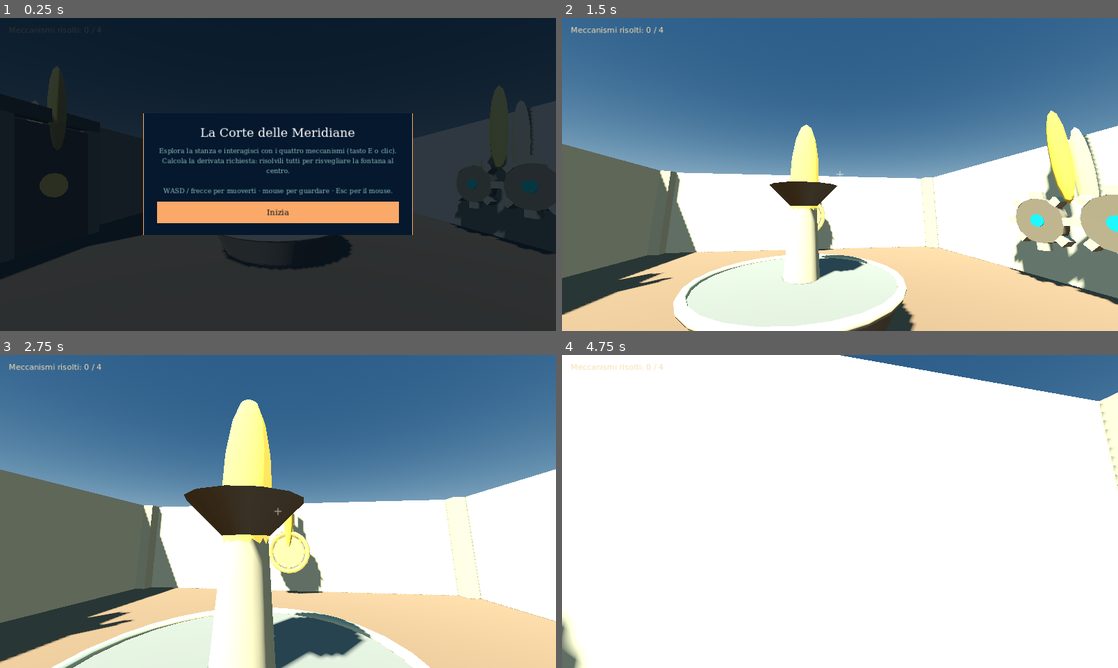
Above: before the commit, frames 1-4 (two rows, left to right).
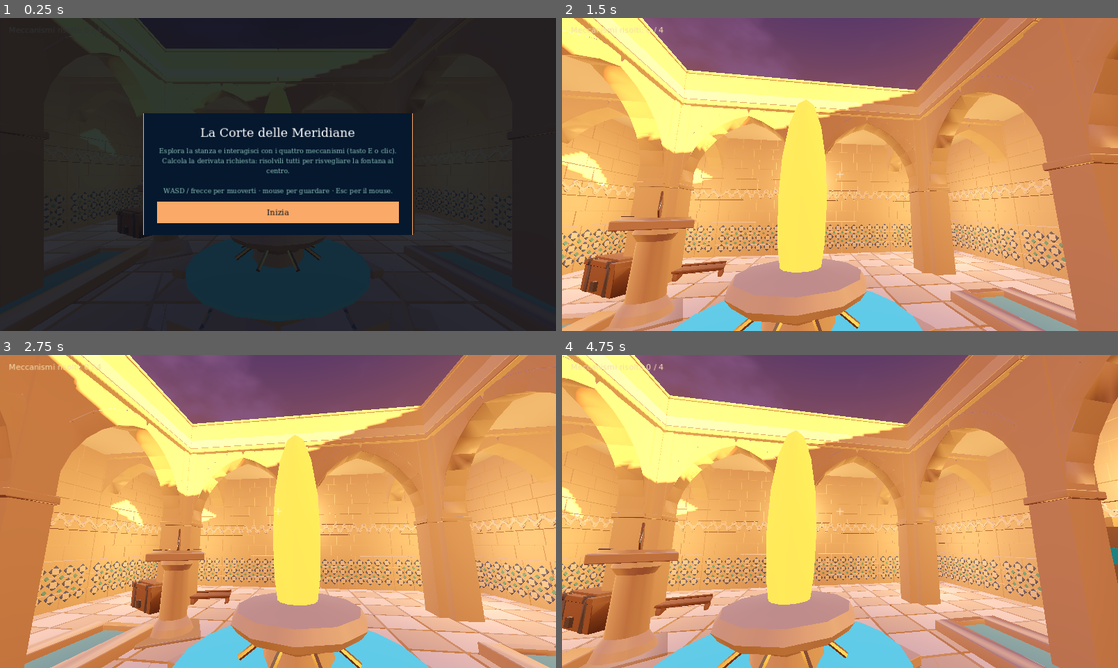
Above: after the commit, the same moments.

Repository: CoachGodzup/palazzo_derivate
Game: Godot game, scene res://scenes/main.tscn
The game is run twice, just before and just after one commit, with the same random seed, the same clock (stepped at 60 frames per second) and the same inputs.
Inputs (mouse positions are in pixels of both pictures, inside the frame that each line leads up to):
- Up to frame 1 (0.25 s): no input
- Up to frame 2 (1.5 s): click "Inizia" at 0.5 s; tap Enter at 1.25 s; move the mouse to (867, 174) at 1.27 s; hold W from 1.28 s (still down); tap E at 1.35 s; click (867, 174) at 1.42 s
- Up to frame 3 (2.75 s): keep holding W; move the mouse to (250, 511) at 2.02 s; tap E at 2.1 s
- Up to frame 4 (4.75 s): keep holding W; tap Space at 2.75 s; move the mouse to (851, 505) at 2.77 s; tap E at 2.85, 3.6, 4.35 s; move the mouse to (834, 517) at 3.52 s; click (834, 517) at 3.67 s; move the mouse to (878, 514) at 4.27 s

The runs differ from the first frame. In frame 1, 34% of the frame differs, in the area x 0-100%, y 0-100%; in frame 2, 98%; in frame 3, 97%; in frame 4, 100%.

Commit message:
feat: demo-4 con colonnato e asset CC0, tramonto e skybox con nuvole
- Importa il pack CC0 'Desert Mosque and Madrasa Courtyard' (dequantizzato con
  gltf-transform per l'import glTF di Godot 4.7).
- Colonnato ad archi intorno al cortile, fontana ottagonale, meridiana al posto
  del sigillo, lanterne e arredi.
- Luce calda al tramonto (sole basso + fill freddo) e sky shader procedurale
  con nuvole animate.
- Riduce l'intensita' luminosa, rimuove alberi/panche e i punti esclamativi.

Diff:
--- /dev/null
+++ b/demo-4/assets/shaders/sunset_sky.gdshader
@@ -0,0 +1,79 @@
+shader_type sky;
+
+// Procedural sunset sky with drifting clouds (no external textures).
+// Warm amber horizon, cool violet zenith, low sun glow and soft fbm clouds.
+// Authored for demo-4, CC0.
+
+uniform vec3 zenith : source_color = vec3(0.16, 0.13, 0.34);
+uniform vec3 horizon : source_color = vec3(0.98, 0.52, 0.20);
+uniform vec3 ground : source_color = vec3(0.30, 0.16, 0.12);
+uniform vec3 sun_color : source_color = vec3(1.0, 0.48, 0.18);
+uniform vec3 sun_direction = vec3(0.66, 0.24, 0.66);
+uniform vec3 cloud_light : source_color = vec3(1.0, 0.62, 0.42);
+uniform vec3 cloud_shadow : source_color = vec3(0.42, 0.28, 0.42);
+uniform float cloud_speed = 0.012;
+uniform float cloud_scale = 2.3;
+
+float hash(vec3 p) {
+	p = fract(p * 0.3183099 + 0.1);
+	p *= 17.0;
+	return fract(p.x * p.y * p.z * (p.x + p.y + p.z));
+}
+
+float vnoise(vec3 p) {
+	vec3 i = floor(p);
+	vec3 f = fract(p);
+	f = f * f * (3.0 - 2.0 * f);
+	return mix(
+		mix(
+			mix(hash(i + vec3(0.0, 0.0, 0.0)), hash(i + vec3(1.0, 0.0, 0.0)), f.x),
+			mix(hash(i + vec3(0.0, 1.0, 0.0)), hash(i + vec3(1.0, 1.0, 0.0)), f.x),
+			f.y),
+		mix(
+			mix(hash(i + vec3(0.0, 0.0, 1.0)), hash(i + vec3(1.0, 0.0, 1.0)), f.x),
+			mix(hash(i + vec3(0.0, 1.0, 1.0)), hash(i + vec3(1.0, 1.0, 1.0)), f.x),
+			f.y),
+		f.z);
+}
+
+float fbm(vec3 p) {
+	float v = 0.0;
+	float a = 0.5;
+	for (int i = 0; i < 5; i++) {
+		v += a * vnoise(p);
+		p = p * 2.03 + vec3(11.7, 5.1, 3.7);
+		a *= 0.5;
+	}
+	return v;
+}
+
+void sky() {
+	vec3 dir = normalize(EYEDIR);
+	float h = dir.y;
+
+	vec3 col;
+	if (h >= 0.0) {
+		col = mix(horizon, zenith, pow(clamp(h, 0.0, 1.0), 0.55));
+	} else {
+		col = mix(horizon, ground, clamp(-h * 5.0, 0.0, 1.0));
+	}
+
+	vec3 sun_dir = normalize(sun_direction);
+	float s = clamp(dot(dir, sun_dir), 0.0, 1.0);
+	col += sun_color * pow(s, 900.0) * 3.0;   // solar disc
+	col += sun_color * pow(s, 8.0) * 0.35;    // wide warm glow
+
+	// Clouds clustered in the upper sky, fading out toward the horizon.
+	if (h > 0.03) {
+		vec3 cp = dir / h * cloud_scale;
+		cp.x += TIME * cloud_speed;
+		cp.z += TIME * cloud_speed * 0.6;
+		float n = fbm(cp);
+		float cloud = smoothstep(0.45, 0.82, n);
+		cloud *= smoothstep(0.03, 0.35, h);
+		vec3 ccol = mix(cloud_shadow, cloud_light, clamp(s * 2.0, 0.0, 1.0));
+		col = mix(col, ccol, cloud * 0.85);
+	}
+
+	COLOR = col;
+}
--- a/demo-4/scripts/fountain.gd
+++ b/demo-4/scripts/fountain.gd
@@ -18,29 +18,28 @@
 	var col := CollisionShape3D.new()
 	var shape := CylinderShape3D.new()
 	shape.radius = 1.5
-	shape.height = 0.6
+	shape.height = 1.5
 	col.shape = shape
-	col.position = Vector3(0, 0.3, 0)
+	col.position = Vector3(0, 0.75, 0)
 	add_child(col)
 
-	Geometry.add(self, Geometry.cylinder_mesh(1.5, 1.2, 0.6, 20), Geometry.COLORS["stone"], Vector3(0, 0.3, 0))
-	Geometry.add(self, Geometry.torus_mesh(1.42, 1.54, 28, 8), Geometry.COLORS["column"], Vector3(0, 0.6, 0))
+	# CC0 octagonal ablution fountain as the visual body (scaled to the collision).
+	Geometry.model(self, "res://assets/models/ablution-fountain-5d06d639.glb", Vector3.ZERO, 0.0, Vector3(0.8, 0.8, 0.8))
 
+	# Water surface (emissive) that glows when the fountain awakens.
 	var wm := MeshInstance3D.new()
-	wm.mesh = Geometry.cylinder_mesh(1.35, 1.35, 0.06, 20)
+	wm.mesh = Geometry.cylinder_mesh(1.0, 1.0, 0.04, 20)
 	_water_mat = Geometry.mat(Geometry.COLORS["water"], true, 0.9)
 	wm.material_override = _water_mat
-	wm.position = Vector3(0, 0.56, 0)
+	wm.position = Vector3(0, 0.66, 0)
 	add_child(wm)
 
-	Geometry.add(self, Geometry.cylinder_mesh(0.2, 0.3, 1.5, 12), Geometry.COLORS["column"], Vector3(0, 1.05, 0))
-	Geometry.add(self, Geometry.cylinder_mesh(0.55, 0.22, 0.32, 14), Geometry.COLORS["stone"], Vector3(0, 1.85, 0))
-
+	# Golden orb floating above the jet.
 	var orb := MeshInstance3D.new()
-	orb.mesh = Geometry.sphere_mesh(0.24)
+	orb.mesh = Geometry.sphere_mesh(0.22)
 	_orb_mat = Geometry.mat(Geometry.COLORS["gold"], true, 1.0)
 	orb.material_override = _orb_mat
-	orb.position = Vector3(0, 2.1, 0)
+	orb.position = Vector3(0, 1.7, 0)
 	add_child(orb)
 
 	_particles = _make_particles()
@@ -78,7 +77,7 @@
 	gp.process_material = pm
 	gp.amount = 340
 	gp.lifetime = 1.7
-	gp.position = Vector3(0, 1.95, 0)
+	gp.position = Vector3(0, 1.7, 0)
 	gp.emitting = false
 	var dm := SphereMesh.new()
 	dm.radius = 0.05
--- a/demo-4/scripts/geometry.gd
+++ b/demo-4/scripts/geometry.gd
@@ -62,6 +62,36 @@
 	return body
 
 
+static func collision_box(parent: Node, size: Vector3, pos: Vector3, rot_deg := Vector3.ZERO) -> StaticBody3D:
+	# Invisible collision-only box, used to keep the physics layout while the
+	# visible geometry is provided by imported GLB models.
+	var body := StaticBody3D.new()
+	body.position = pos
+	body.rotation_degrees = rot_deg
+	parent.add_child(body)
+	var col := CollisionShape3D.new()
+	var shape := BoxShape3D.new()
+	shape.size = size
+	col.shape = shape
+	body.add_child(col)
+	return body
+
+
+static func model(parent: Node, path: String, pos: Vector3, rot_y_deg := 0.0, model_scale := Vector3.ONE, shadow := true) -> Node3D:
+	# Instantiate an imported GLB/GLTF scene (metre scale, +Y up) as a visual.
+	# The pack has no collision: physics stays on the collision-only boxes.
+	var packed: PackedScene = load(path) as PackedScene
+	var inst: Node3D = packed.instantiate()
+	inst.position = pos
+	inst.rotation_degrees.y = rot_y_deg
+	inst.scale = model_scale
+	parent.add_child(inst)
+	if not shadow:
+		for m in inst.find_children("*", "GeometryInstance3D", true, false):
+			(m as GeometryInstance3D).cast_shadow = GeometryInstance3D.SHADOW_CASTING_SETTING_OFF
+	return inst
+
+
 static func static_cylinder(parent: Node, top_r: float, bottom_r: float, height: float, pos: Vector3, color: Color, radial := 16) -> StaticBody3D:
 	var body := StaticBody3D.new()
 	body.position = pos
--- a/demo-4/scripts/main.gd
+++ b/demo-4/scripts/main.gd
@@ -102,48 +102,137 @@
 	var env_node := WorldEnvironment.new()
 	var env := Environment.new()
 	var sky := Sky.new()
-	var sky_mat := ProceduralSkyMaterial.new()
-	sky_mat.sky_top_color = Color("274a6b")
-	sky_mat.sky_horizon_color = Color("9cb8c9")
-	sky_mat.ground_bottom_color = Color("3a3226")
-	sky_mat.ground_horizon_color = Color("9cb8c9")
+	var sky_mat := ShaderMaterial.new()
+	sky_mat.shader = load("res://assets/shaders/sunset_sky.gdshader")
 	sky.sky_material = sky_mat
 	env.background_mode = Environment.BG_SKY
 	env.sky = sky
 	env.ambient_light_source = Environment.AMBIENT_SOURCE_SKY
-	env.ambient_light_energy = 0.55
+	env.ambient_light_energy = 0.5
 	env.tonemap_mode = Environment.TONE_MAPPER_FILMIC
 	env_node.environment = env
 	add_child(env_node)
 
+	# Low, warm sunset sun casting long shadows across the court.
 	var sun := DirectionalLight3D.new()
-	sun.rotation_degrees = Vector3(-52, -38, 0)
-	sun.light_energy = 1.15
+	sun.rotation_degrees = Vector3(-14, 45, 0)
+	sun.light_color = Color("ff9d5c")
+	sun.light_energy = 1.05
 	sun.shadow_enabled = true
 	add_child(sun)
+
+	# Cool fill from the zenith keeps the shaded side readable.
+	var fill := DirectionalLight3D.new()
+	fill.rotation_degrees = Vector3(-80, -120, 0)
+	fill.light_color = Color("9db8e8")
+	fill.light_energy = 0.15
+	fill.shadow_enabled = false
+	add_child(fill)
 
 
 func _build_room() -> void:
 	var r := 6.0
 	var wall_h := 3.2
 	var t := 0.3
-	Geometry.static_box(self, Vector3(r * 2.0, 0.2, r * 2.0), Vector3(0, -0.1, 0), Geometry.COLORS["floor"])
-	Geometry.static_box(self, Vector3(r * 2.0, wall_h, t), Vector3(0, wall_h / 2.0, -r), Geometry.COLORS["wall"])
-	Geometry.static_box(self, Vector3(r * 2.0, wall_h, t), Vector3(0, wall_h / 2.0, r), Geometry.COLORS["wall"])
-	Geometry.static_box(self, Vector3(t, wall_h, r * 2.0), Vector3(-r, wall_h / 2.0, 0), Geometry.COLORS["wall"])
-	Geometry.static_box(self, Vector3(t, wall_h, r * 2.0), Vector3(r, wall_h / 2.0, 0), Geometry.COLORS["wall"])
-	# Corner columns.
+	# Invisible collision shell: physics stays on plain boxes while the visible
+	# palace geometry comes from the imported CC0 models.
+	Geometry.collision_box(self, Vector3(r * 2.0, 0.2, r * 2.0), Vector3(0, -0.1, 0))
+	Geometry.collision_box(self, Vector3(r * 2.0, wall_h, t), Vector3(0, wall_h / 2.0, -r))
+	Geometry.collision_box(self, Vector3(r * 2.0, wall_h, t), Vector3(0, wall_h / 2.0, r))
+	Geometry.collision_box(self, Vector3(t, wall_h, r * 2.0), Vector3(-r, wall_h / 2.0, 0))
+	Geometry.collision_box(self, Vector3(t, wall_h, r * 2.0), Vector3(r, wall_h / 2.0, 0))
 	for sx in [-1, 1]:
 		for sz in [-1, 1]:
-			Geometry.static_box(self, Vector3(0.5, wall_h, 0.5), Vector3(sx * (r - 0.28), wall_h / 2.0, sz * (r - 0.28)), Geometry.COLORS["column"])
-	# Wall sconces (emissive accents).
-	for p in [Vector3(0, 2.4, -5.72), Vector3(0, 2.4, 5.72), Vector3(-5.72, 2.4, 0), Vector3(5.72, 2.4, 0)]:
-		Geometry.add(self, Geometry.sphere_mesh(0.15), Geometry.COLORS["gold"], p, Vector3.ZERO, true, 1.6)
+			Geometry.collision_box(self, Vector3(0.5, wall_h, 0.5), Vector3(sx * (r - 0.28), wall_h / 2.0, sz * (r - 0.28)))
+
+	_build_floor()
+	_build_walls()
+	_build_lights()
+	_build_props()
+
+
+func _model_path(model_name: String) -> String:
+	return "res://assets/models/" + model_name + ".glb"
+
+
+func _build_floor() -> void:
+	# Zellige-style paving: a 4x4 grid of 3 m tiles over the flat collision box.
+	for gx in range(4):
+		for gz in range(4):
+			var x := -4.5 + gx * 3.0
+			var z := -4.5 + gz * 3.0
+			Geometry.model(self, _model_path("courtyard-paving-m-d4922e1f"), Vector3(x, 0.0, z))
+
+
+func _build_walls() -> void:
+	# A colonnade rings the room: pointed-arch arcade bays face the courtyard,
+	# a low boundary wall closes the outer side behind them. Physics stays on the
+	# invisible collision boxes built in _build_room().
+	var span := [-4.5, -1.5, 1.5, 4.5]
+	var arcade_z := 4.49   # walkway centre; arch opens inward at ~2.92
+	var wall_z := 6.0
+	for x in span:
+		Geometry.model(self, _model_path("courtyard-arcade-b-5ae70c52"), Vector3(x, 0.0, -arcade_z), 0.0)
+		Geometry.model(self, _model_path("courtyard-arcade-b-5ae70c52"), Vector3(x, 0.0, arcade_z), 180.0)
+		Geometry.model(self, _model_path("boundary-wall-run-08203b0a"), Vector3(x, 0.0, -wall_z), 0.0)
+		Geometry.model(self, _model_path("boundary-wall-run-08203b0a"), Vector3(x, 0.0, wall_z), 180.0)
+	for z in span:
+		Geometry.model(self, _model_path("courtyard-arcade-b-5ae70c52"), Vector3(arcade_z, 0.0, z), -90.0)
+		Geometry.model(self, _model_path("courtyard-arcade-b-5ae70c52"), Vector3(-arcade_z, 0.0, z), 90.0)
+		Geometry.model(self, _model_path("boundary-wall-run-08203b0a"), Vector3(wall_z, 0.0, z), -90.0)
+		Geometry.model(self, _model_path("boundary-wall-run-08203b0a"), Vector3(-wall_z, 0.0, z), 90.0)
+
+
+func _build_lights() -> void:
+	# Wall lanterns (one per wall) with warm point lights.
+	var lanterns := [
+		{"pos": Vector3(0.0, 2.6, -5.62), "yaw": 0.0},
+		{"pos": Vector3(0.0, 2.6, 5.62), "yaw": 180.0},
+		{"pos": Vector3(5.62, 2.6, 0.0), "yaw": -90.0},
+		{"pos": Vector3(-5.62, 2.6, 0.0), "yaw": 90.0},
+	]
+	for lantern in lanterns:
+		var pos: Vector3 = lantern["pos"]
+		var yaw: float = lantern["yaw"]
+		Geometry.model(self, _model_path("wall-lantern-brack-efd95d2d"), pos, yaw)
+		var glow := pos.move_toward(Vector3.ZERO, 0.6)
+		glow.y = pos.y
+		_add_warm_light(glow, 1.5, 7.0)
+
+	# Standing lamps in the rear corners.
+	for x in [-4.0, 4.0]:
+		Geometry.model(self, _model_path("standing-lamp-628d08e8"), Vector3(x, 0.0, -4.0))
+		_add_warm_light(Vector3(x, 1.8, -4.0), 1.4, 6.0)
+
+
+func _add_warm_light(pos: Vector3, energy: float, range_m: float) -> void:
+	var light := OmniLight3D.new()
+	light.light_color = Color("ffb36b")
+	light.light_energy = energy
+	light.omni_range = range_m
+	light.shadow_enabled = false
+	light.position = pos
+	add_child(light)
+
+
+func _build_props() -> void:
+	# Sundial in the courtyard (thematic: La Corte delle Meridiane).
+	Geometry.model(self, _model_path("courtyard-sundial-2988e4e8"), Vector3(-2.2, 0.0, -1.6), 30.0)
+	# Seating nook against the south wall (clear of the hourglass mechanism).
+	Geometry.model(self, _model_path("floor-cushion-set-25ee916f"), Vector3(-2.3, 0.0, 3.7), -20.0)
+	Geometry.model(self, _model_path("floor-cushion-set-25ee916f"), Vector3(2.0, 0.0, 4.0), 25.0)
+	Geometry.model(self, _model_path("folding-screen-sta-bfa8905d"), Vector3(-4.3, 0.0, 2.4), 60.0)
+	# Study corner near the north-west.
+	Geometry.model(self, _model_path("book-chest-c1c6462c"), Vector3(-3.6, 0.0, -2.9), -30.0)
+	Geometry.model(self, _model_path("low-study-desk-68f899d4"), Vector3(-2.4, 0.0, -3.5), 15.0)
+	# Water runnels feeding the central fountain.
+	Geometry.model(self, _model_path("water-channel-runn-2ea19fd7"), Vector3(3.0, 0.0, 0.0), 90.0)
+	Geometry.model(self, _model_path("water-channel-runn-2ea19fd7"), Vector3(-3.0, 0.0, 0.0), 90.0)
 
 
 func _build_player() -> void:
 	_player = Player.new()
-	_player.position = Vector3(0, 0.05, 4.8)
+	_player.position = Vector3(0, 0.05, 2.4)
 
 	var col := CollisionShape3D.new()
 	var cap := CapsuleShape3D.new()
@@ -242,7 +331,7 @@
 	_banner_label.horizontal_alignment = HORIZONTAL_ALIGNMENT_CENTER
 	_banner_label.add_theme_font_size_override("font_size", 40)
 	_banner_label.add_theme_color_override("font_color", Color("5fd4a5"))
-	_banner_label.text = "La fontana si e' risvegliata!"
+	_banner_label.text = "La fontana si e' risvegliata"
 	_banner_label.modulate = Color(1, 1, 1, 0)
 	_banner_label.visible = false
 	_hud.add_child(_banner_label)
--- a/demo-4/scripts/math_overlay.gd
+++ b/demo-4/scripts/math_overlay.gd
@@ -67,7 +67,7 @@
 func _on_submit(answer: String) -> void:
 	var res := MathParser.verify(answer, str(_puzzle.get("derivative_eval", "")))
 	if res["ok"]:
-		JavaScriptBridge.eval("window.MathUI.setFeedback({ok:true, text:'Esatto! Il meccanismo si risveglia...'})")
+		JavaScriptBridge.eval("window.MathUI.setFeedback({ok:true, text:'Esatto, il meccanismo si risveglia...'})")
 		JavaScriptBridge.eval("window.MathUI.setSolved()")
 		var puzzle := _puzzle
 		_active = false
--- a/demo-4/scripts/mechanism.gd
+++ b/demo-4/scripts/mechanism.gd
@@ -74,7 +74,7 @@
 func _collision_size() -> Vector3:
 	match _kind:
 		"sigil":
-			return Vector3(1.7, 1.7, 0.5)
+			return Vector3(0.9, 1.9, 0.9)
 		"gears":
 			return Vector3(2.4, 2.2, 0.7)
 		"hourglass":
@@ -97,30 +97,25 @@
 
 
 func _build_sigil() -> void:
-	# Backing plate (stone).
-	Geometry.add(_visual, Geometry.cylinder_mesh(0.72, 0.72, 0.08, 18), Geometry.COLORS["stone"], Vector3(0, 0, 0), Vector3(90, 0, 0))
-	# Golden disc (the seal), facing +Z.
-	var disc := Geometry.cylinder_mesh(0.52, 0.52, 0.1, 20)
+	# CC0 sundial stands in for the "Sigillo Solare" (La Corte delle Meridiane):
+	# its base sits on the floor, a glowing solar disc + ring mark the dial.
+	Geometry.model(_visual, "res://assets/models/courtyard-sundial-2988e4e8.glb", Vector3(0, -1.4, 0), 0.0, Vector3.ONE)
+
 	_sigil_mat = Geometry.mat(Geometry.COLORS["gold"], true, 1.2)
-	var mi := MeshInstance3D.new()
-	mi.mesh = disc
-	mi.material_override = _sigil_mat
-	mi.position = Vector3(0, 0, 0.1)
-	mi.rotation_degrees = Vector3(90, 0, 0)
-	_visual.add_child(mi)
-	# Ring (torus).
+	var disc := MeshInstance3D.new()
+	disc.mesh = Geometry.cylinder_mesh(0.3, 0.3, 0.05, 20)
+	disc.material_override = _sigil_mat
+	disc.position = Vector3(0, 0.22, 0)
+	disc.rotation_degrees = Vector3(90, 0, 0)
+	_visual.add_child(disc)
+
 	_sigil_ring_mat = Geometry.mat(Geometry.COLORS["gold"], true, 1.0)
 	var ring := MeshInstance3D.new()
-	ring.mesh = Geometry.torus_mesh(0.56, 0.7, 24, 8)
+	ring.mesh = Geometry.torus_mesh(0.3, 0.4, 24, 8)
 	ring.material_override = _sigil_ring_mat
-	ring.position = Vector3(0, 0, 0.13)
+	ring.position = Vector3(0, 0.22, 0)
 	ring.rotation_degrees = Vector3(90, 0, 0)
 	_visual.add_child(ring)
-	# Sun rays.
-	for k in range(8):
-		var ang := TAU * k / 8.0
-		var pos := Vector3(cos(ang) * 0.5, sin(ang) * 0.5, 0.1)
-		Geometry.add(_visual, Geometry.box_mesh(Vector3(0.16, 0.12, 0.08)), Geometry.COLORS["gold"], pos, Vector3(0, 0, rad_to_deg(ang)))
 
 
 func _build_gears() -> void:
--- a/demo-4/scripts/puzzle_panel.gd
+++ b/demo-4/scripts/puzzle_panel.gd
@@ -156,7 +156,7 @@
 	var answer := _input.text
 	var res := MathParser.verify(answer, str(_puzzle.get("derivative_eval", "")))
 	if res["ok"]:
-		_feedback.text = "Esatto! Il meccanismo si e' risvegliato."
+		_feedback.text = "Esatto, il meccanismo si e' risvegliato."
 		_feedback.modulate = C_SUCCESS
 		_input.editable = false
 		_submit_button.disabled = true
Binary file added: demo-4/assets/models/ablution-fountain-5d06d639.glb
Not shown, added: demo-4/assets/models/ablution-fountain-5d06d639.glb.import
Binary file added: demo-4/assets/models/book-chest-c1c6462c.glb
Not shown, added: demo-4/assets/models/book-chest-c1c6462c.glb.import
Binary file added: demo-4/assets/models/boundary-wall-run-08203b0a.glb
Not shown, added: demo-4/assets/models/boundary-wall-run-08203b0a.glb.import
Binary file added: demo-4/assets/models/candle-stand-5ad08fb0.glb
Not shown, added: demo-4/assets/models/candle-stand-5ad08fb0.glb.import
Binary file added: demo-4/assets/models/carved-plaster-ban-a1566470.glb
Not shown, added: demo-4/assets/models/carved-plaster-ban-a1566470.glb.import
Binary file added: demo-4/assets/models/cistern-cover-67d09d40.glb
Not shown, added: demo-4/assets/models/cistern-cover-67d09d40.glb.import
(and 110 more such lines)
